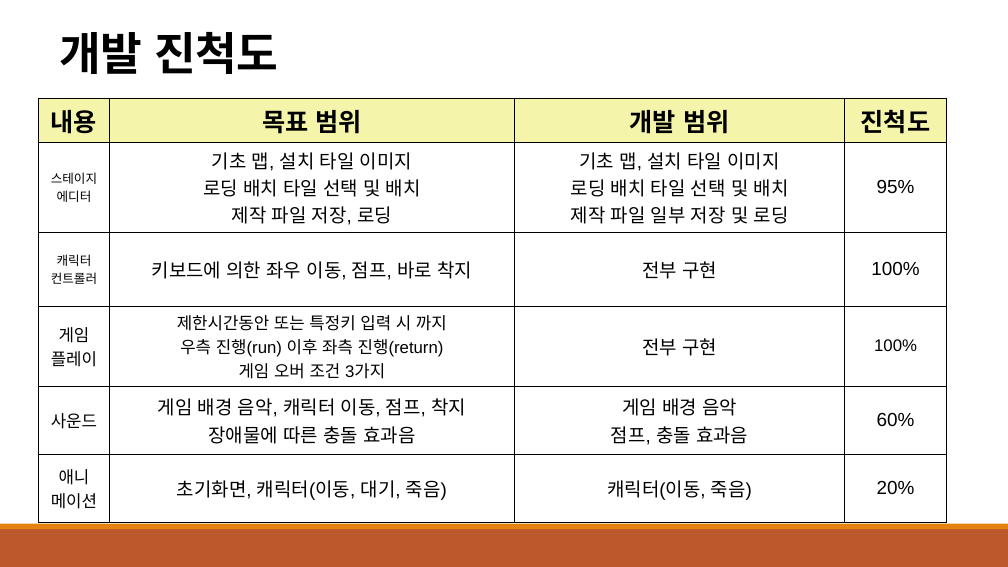
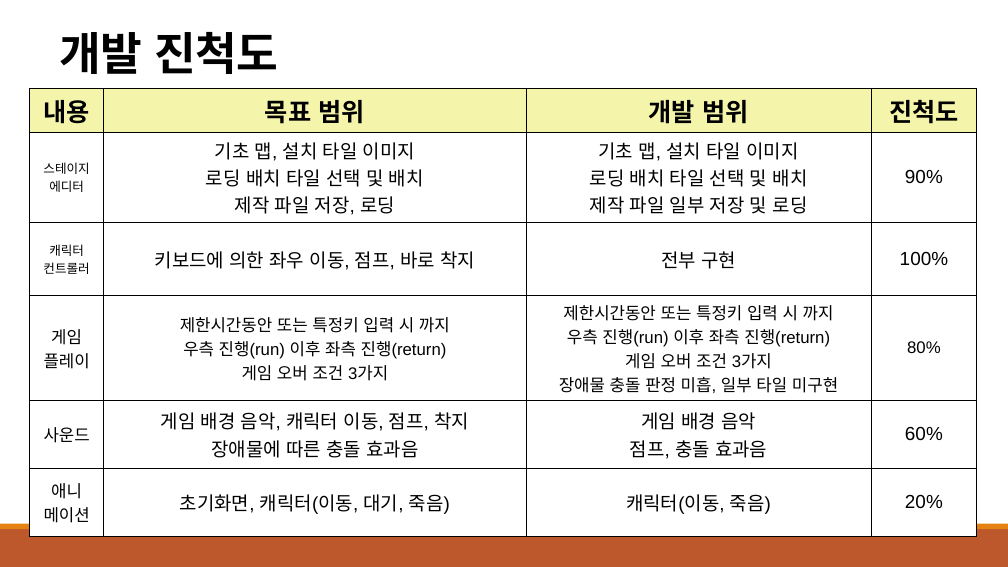
Before and after one commit to minlinea/2DGP_PROJECT, a slide deck: slide 4 of 2DGP_Project/ppt발표폴더/최종발표/Run & Return.pptx. Drawn at 1008x567 pixels with LibreOffice and Linux fonts; fonts in the diff are those of the drawing. Boxes give left, top, right and bottom in pixels: in the first picture for what was removed or moved away, otherwise in the second. Text is boxed around its words. In the diff, an @@ line names an element or a change of style, - is before the commit and + after.

```diff
--- a/2DGP_Project/ppt발표폴더/최종발표/Run & Return.pptx
+++ b/2DGP_Project/ppt발표폴더/최종발표/Run & Return.pptx
@@ table at (x1=29, y1=88, x2=977, y2=527) @@
-row 2, column 4: 95%
+row 2, column 4: 90%
-row 4: 게임 플레이 | 제한시간동안 또는 특정키 입력 시 까지 / 우측 진행(run) 이후 좌측 진행(return) / 게임 오버 조건 3가지 | 전부 구현 | 100%
+row 4: 게임 / 플레이 | 제한시간동안 또는 특정키 입력 시 까지 / 우측 진행(run) 이후 좌측 진행(return) / 게임 오버 조건 3가지 | 제한시간동안 또는 특정키 입력 시 까지 / 우측 진행(run) 이후 좌측 진행(return) / 게임 오버 조건 3가지 / 장애물 충돌 판정 미흡, 일부 타일 미구현 | 80%
@@ table resized from (x1=39, y1=98, x2=947, y2=513) to (x1=29, y1=88, x2=977, y2=527) @@
```
Also in this commit, not shown: 2 other slides changed, 1 slide added, 1 slide removed, 4 other files.
